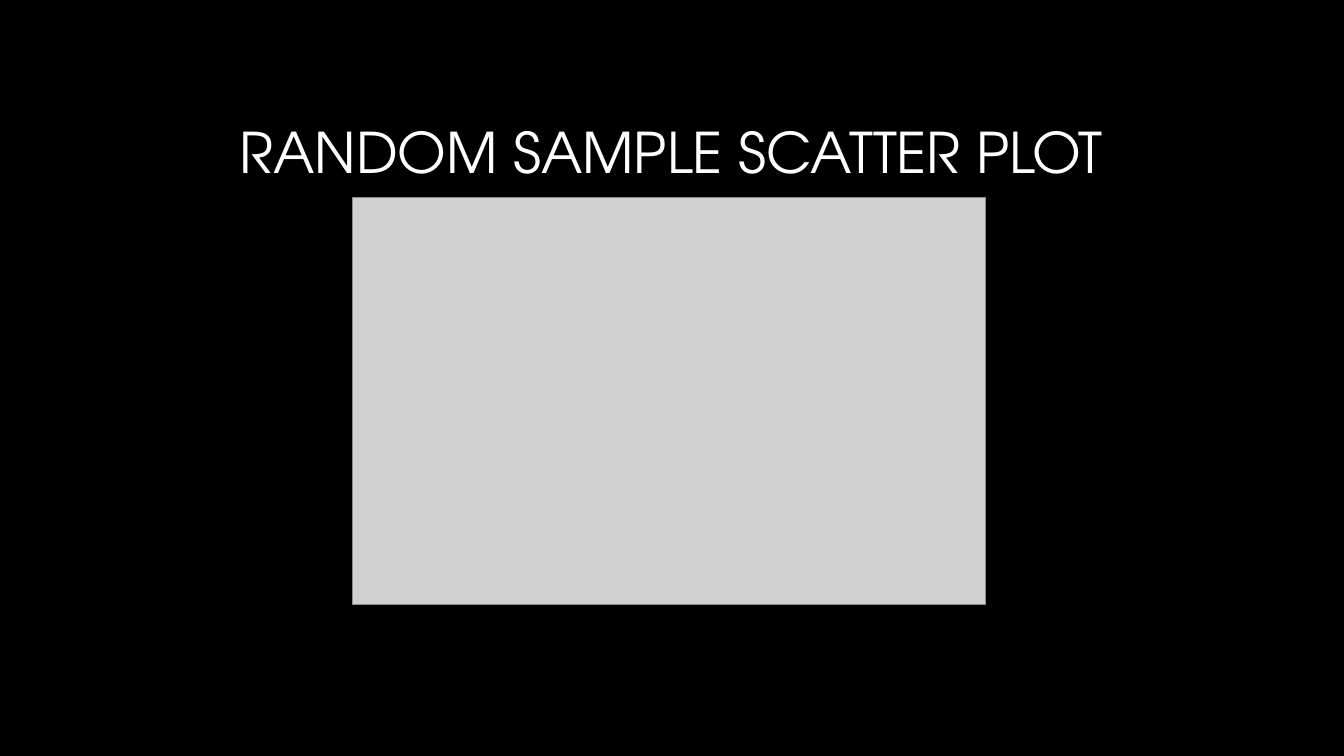
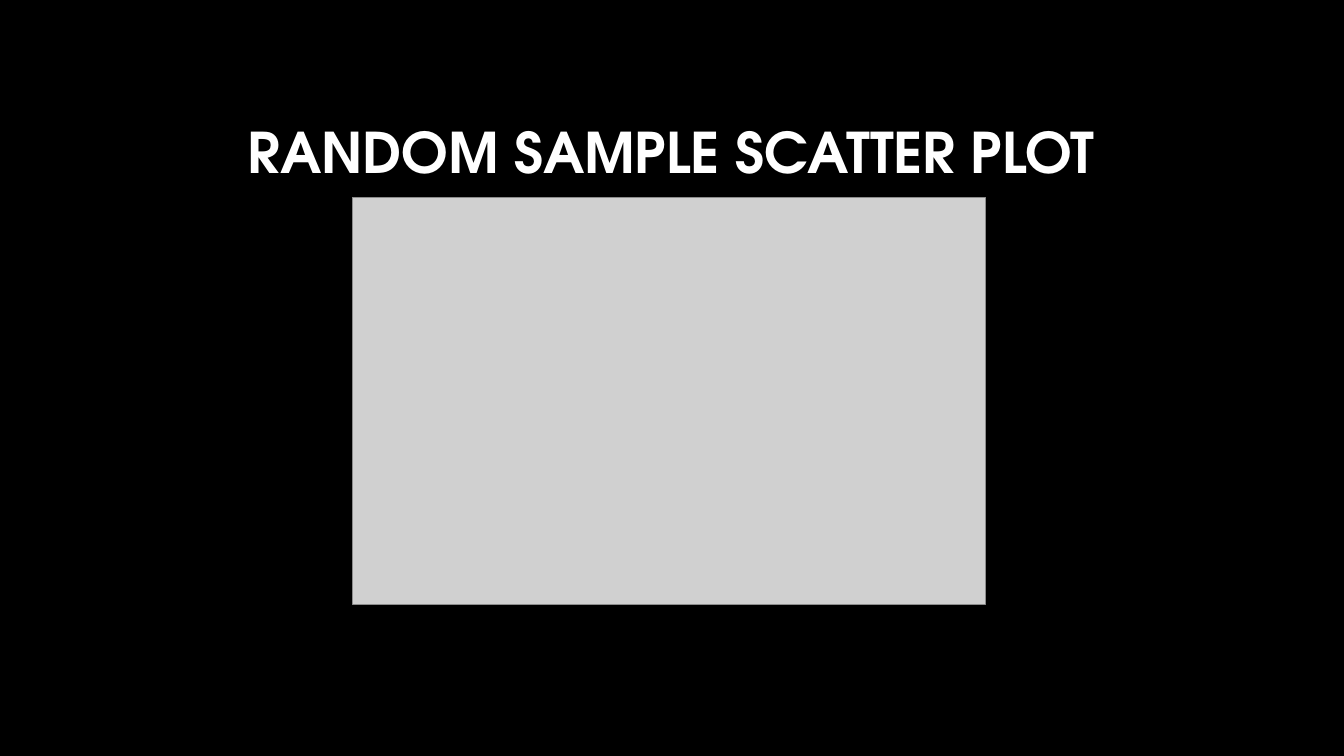
Before and after one commit to fosshie/tnn, a slide deck: slide 8 of PPAnalysis.pptx. Drawn at 1344x756 pixels with LibreOffice and Linux fonts; fonts in the diff are those of the drawing; grey boxes stand for pictures; background and template pictures are left out. Boxes give left, top, right and bottom in pixels: in the first picture for what was removed or moved away, otherwise in the second. Text is boxed around its words. In the diff, an @@ line names an element or a change of style, - is before the commit and + after.

Commit message:
PP Push

```diff
--- a/PPAnalysis.pptx
+++ b/PPAnalysis.pptx
@@ title "RANDOM SAMPLE SCATTER PLOT" at box(248, 131, 1095, 174): bold on @@
```
Also in this commit, not shown: 4 other slides changed.
